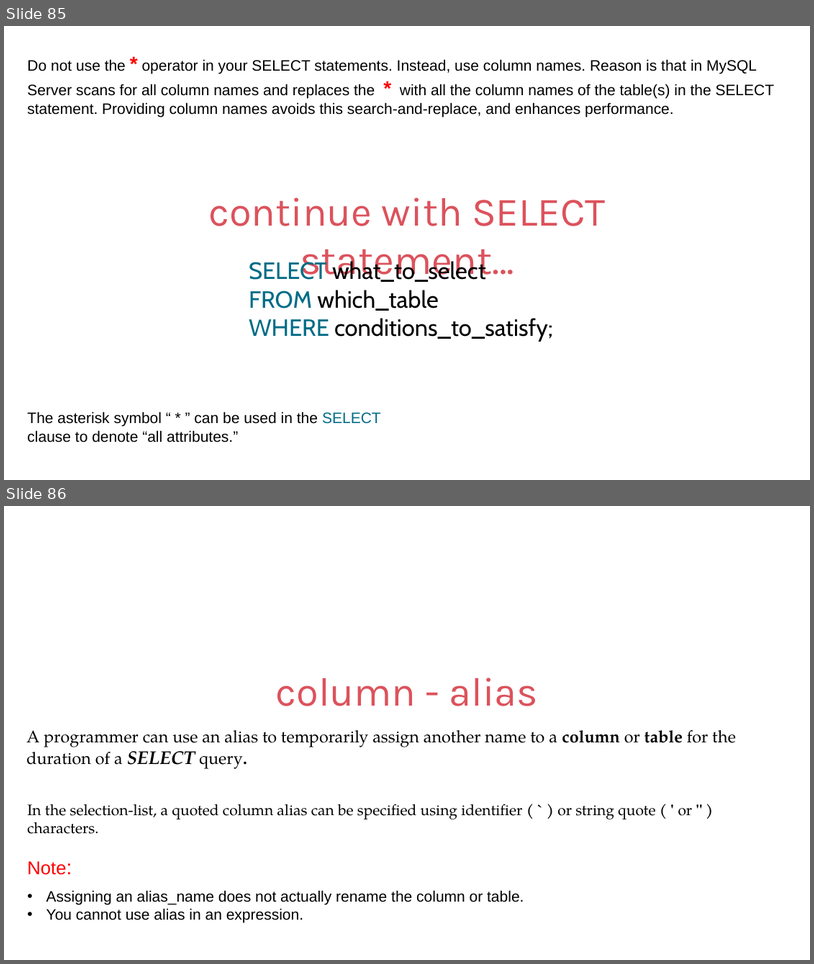
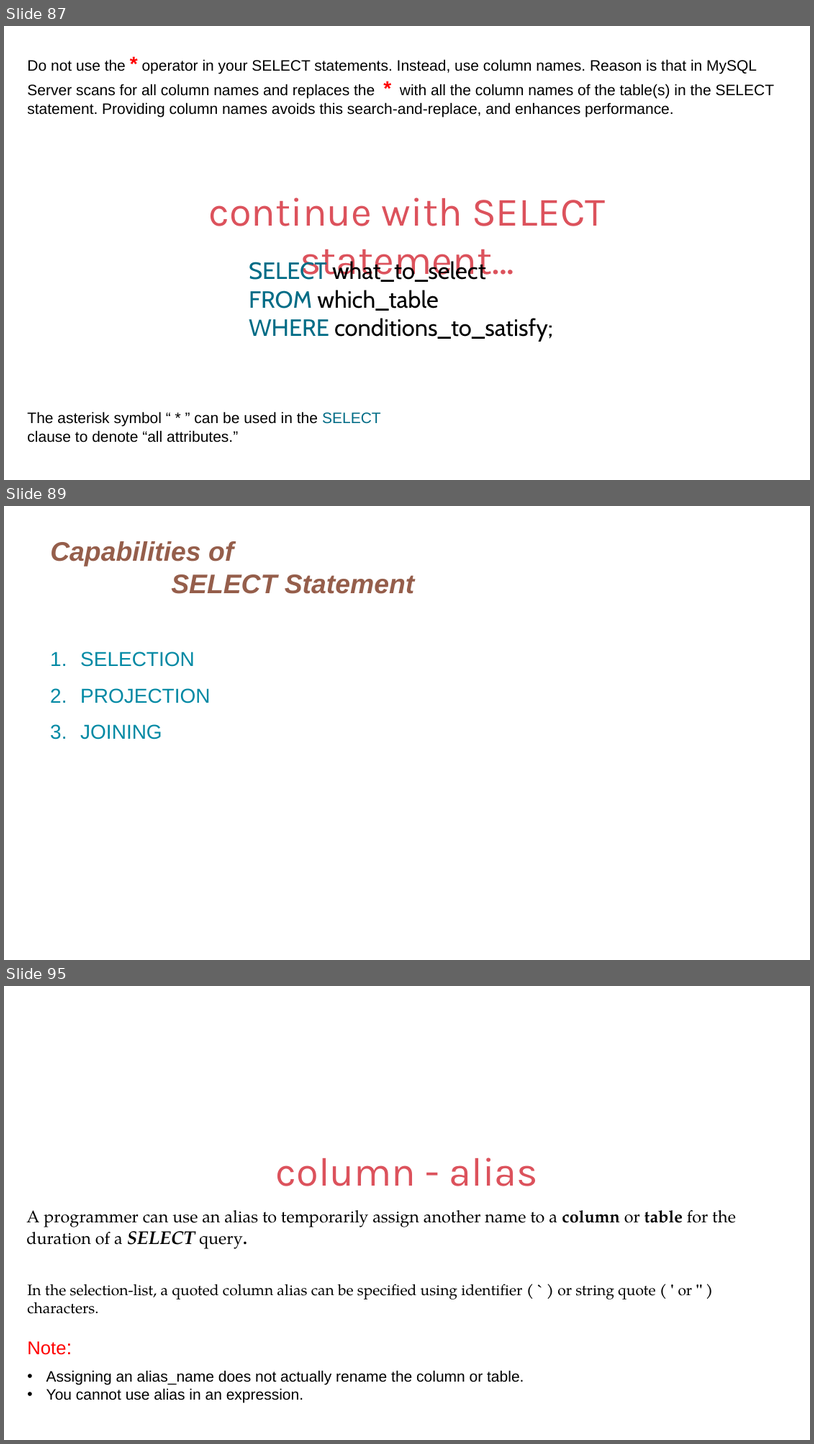
Before and after one commit to Abhis0702/DBT_MySQL, a slide deck: IET MySQL PPT Ver9.pptx. Shown one above the other, each under a label of ours: slides 85 and 86 before the commit, slides 87, 89 and 95 after it; the slides between them are not shown. The pictures are 814x964 and 814x1444 pixels, drawn with LibreOffice and Linux fonts; fonts in the diff are those of the drawing. Boxes give left, top, right and bottom in pixels: in the first picture for what was removed or moved away, otherwise in the second. Text is boxed around its words. In the diff, an @@ line names an element or a change of style, - is before the commit and + after.

```diff
--- a/IET MySQL PPT Ver9.pptx
+++ b/IET MySQL PPT Ver9.pptx
@@ slide 89 added at bbox=[4, 506, 810, 960], background #FFFFFF @@
@@ title added at bbox=[50, 541, 414, 594], 32 pt, text #955E4B, bold, italic @@
+Capabilities of
+SELECT Statement
@@ text added at bbox=[80, 651, 210, 739], 24 pt, text #0089A4 @@
+1. SELECTION
+2. PROJECTION
+3. JOINING
@@ what was slide 85 is now slide 87 @@
@@ what was slide 86 is now slide 95 @@
```
Also in this commit, not shown: 4 slides changed, 83 other slides added.
